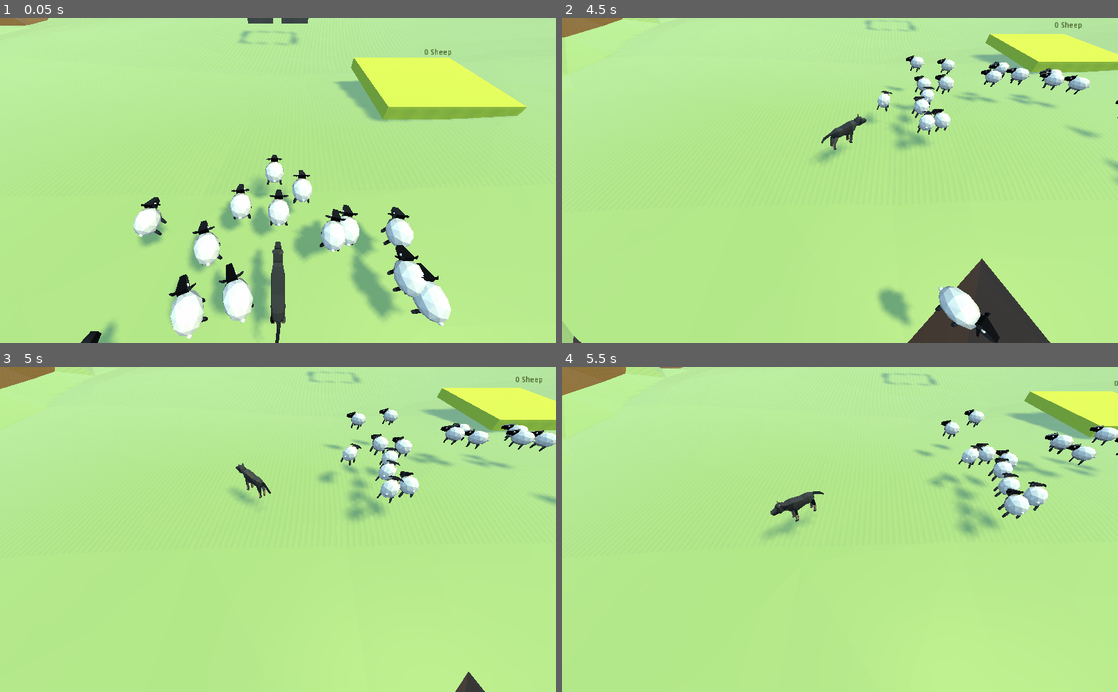
Above: before the commit, frames 1-4 (two rows, left to right).
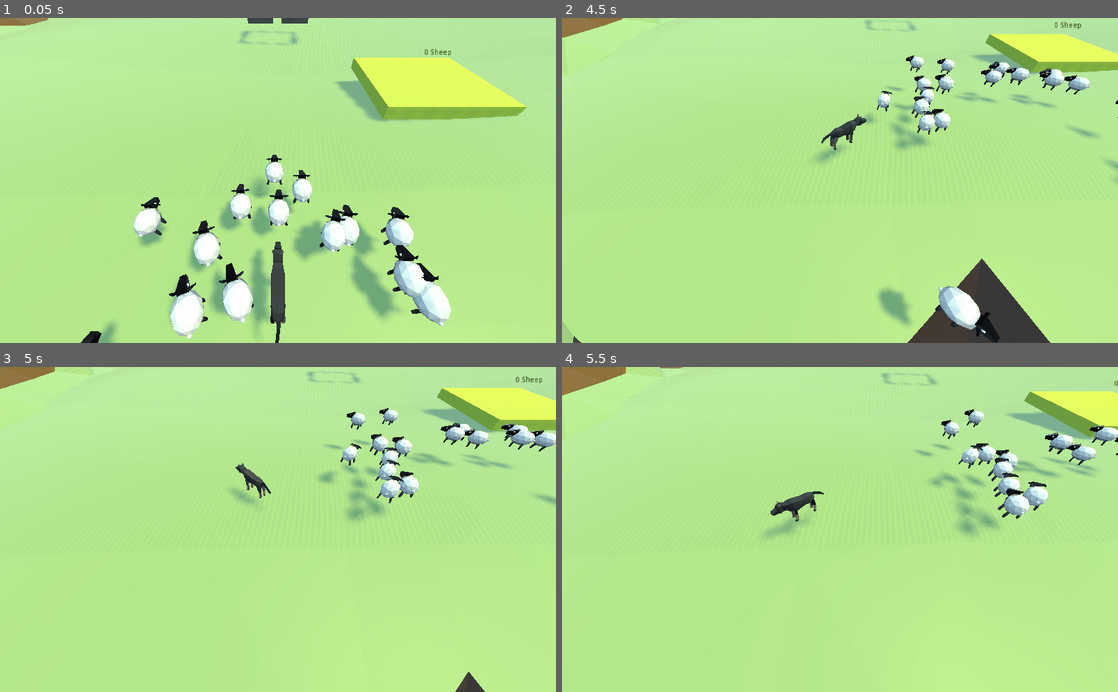
Above: after the commit, the same moments.

Repository: panic-fennecs/ideal-garbanzo
Game: Godot game, scene res://Main.tscn
The game is run twice, just before and just after one commit, with the same random seed, the same clock (stepped at 60 frames per second) and the same inputs.
Inputs (mouse positions are in pixels of both pictures, inside the frame that each line leads up to):
- Up to frame 1 (0.05 s): no input
- Up to frame 2 (4.5 s): move the mouse to (812, 245) at 0.52 s; click (812, 245) at 0.67 s; drag from (1006, 229) to (812, 245) at 1.27 s; move the mouse to (673, 131) at 2.02 s; click (673, 131) at 2.17 s; drag from (867, 180) to (673, 131) at 2.77 s; move the mouse to (756, 99) at 3.52 s; click (756, 99) at 3.67 s; drag from (962, 164) to (756, 99) at 4.27 s
- Up to frame 3 (5 s): no input
- Up to frame 4 (5.5 s): move the mouse to (728, 545) at 5.02 s; click (728, 545) at 5.17 s

Frame 1 is identical in both runs. In frame 2, less than 0.1% of the frame differs, in the area x 64-94%, y 1-100%; in frame 3, less than 0.1%; in frame 4, less than 0.1%.

Commit message:
bigger ground

Diff:
--- a/Ground.gd
+++ b/Ground.gd
@@ -10,6 +10,7 @@
 				pressing = true
 				emit_signal("clicked", click_position)
 			else:
+				print("release")
 				pressing = false
 	if pressing and event is InputEventMouseMotion:
 		emit_signal("clicked", click_position)
--- a/Ground.tscn
+++ b/Ground.tscn
@@ -13,6 +13,6 @@
 [node name="StaticBody" type="StaticBody" parent="."]
 
 [node name="CollisionShape" type="CollisionShape" parent="StaticBody"]
-transform = Transform( 100, 0, 0, 0, 1, 0, 0, 0, 100, 0, -1, 0 )
+transform = Transform( 200, 0, 0, 0, 1, 0, 0, 0, 200, 0, -1, 0 )
 shape = SubResource( 1 )
 [connection signal="input_event" from="StaticBody" to="." method="_on_StaticBody_input_event"]
